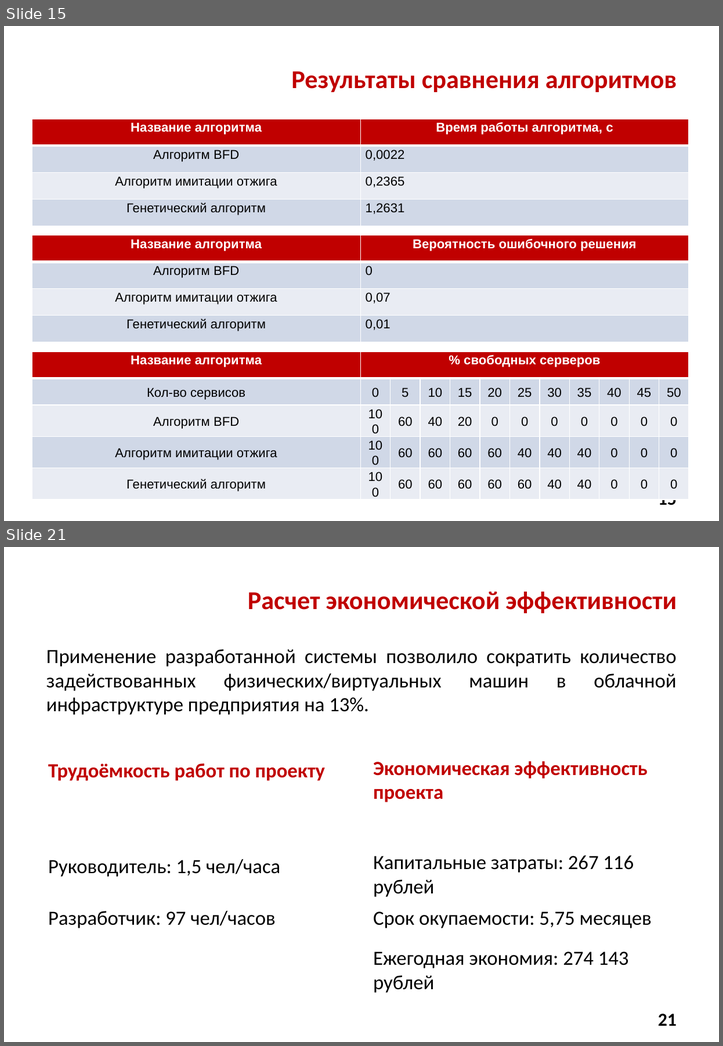
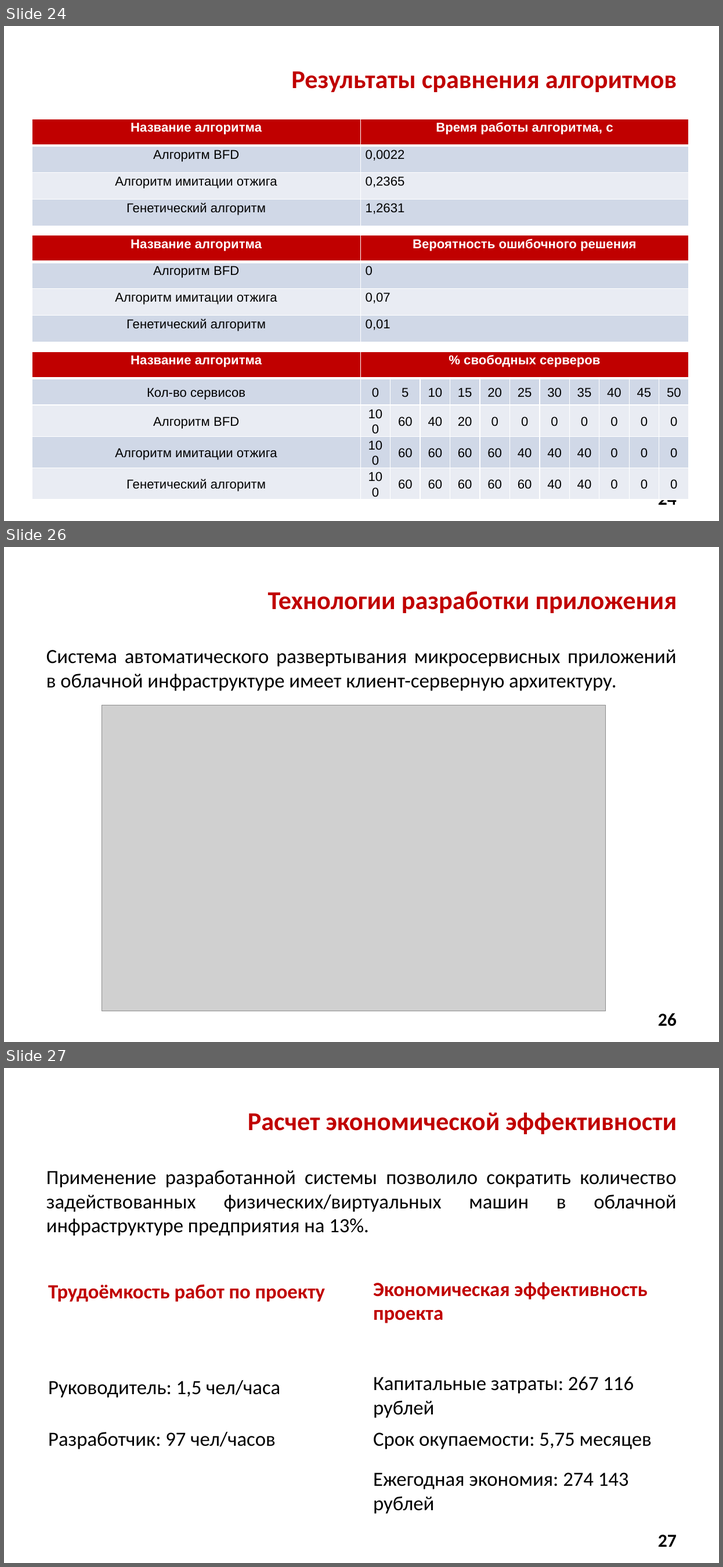
Before and after one commit to Alex-made/diplom, a slide deck: Презентация/Презентация диплома.pptx. Shown one above the other, each under a label of ours: slides 15 and 21 before the commit, slides 24, 26 and 27 after it; the slides between them are not shown. The pictures are 723x1046 and 723x1567 pixels, drawn with LibreOffice and Linux fonts; fonts in the diff are those of the drawing; grey boxes stand for pictures; background and template pictures are left out. Boxes give left, top, right and bottom in pixels: in the first picture for what was removed or moved away, otherwise in the second. Text is boxed around its words. In the diff, an @@ line names an element or a change of style, - is before the commit and + after.

```diff
--- a/Презентация/Презентация диплома.pptx
+++ b/Презентация/Презентация диплома.pptx
@@ slide 26 added at [4,547,719,1042], background picture (left out) @@
@@ title added at [268,591,677,613], 28 pt, text #C00000, bold @@
+Технологии разработки приложения
@@ text added at [46,649,676,691], 22 pt, text #000000 @@
+Система автоматического развертывания микросервисных приложений в облачной инфраструктуре имеет клиент-серверную архитектуру.
@@ picture added at [101,705,605,1011] @@
@@ page number added at [658,1013,676,1026], 20 pt, text #000000, bold @@
+26
@@ what was slide 15 is now slide 24 @@
@@ page number at [658,500,676,504]: text changed @@
-15
+24
@@ what was slide 21 is now slide 27 @@
@@ page number at [658,1534,676,1546]: text changed @@
-21
+27
```
Also in this commit, not shown: 11 slides changed, 8 other slides added, 2 slides removed, 2 other files.
